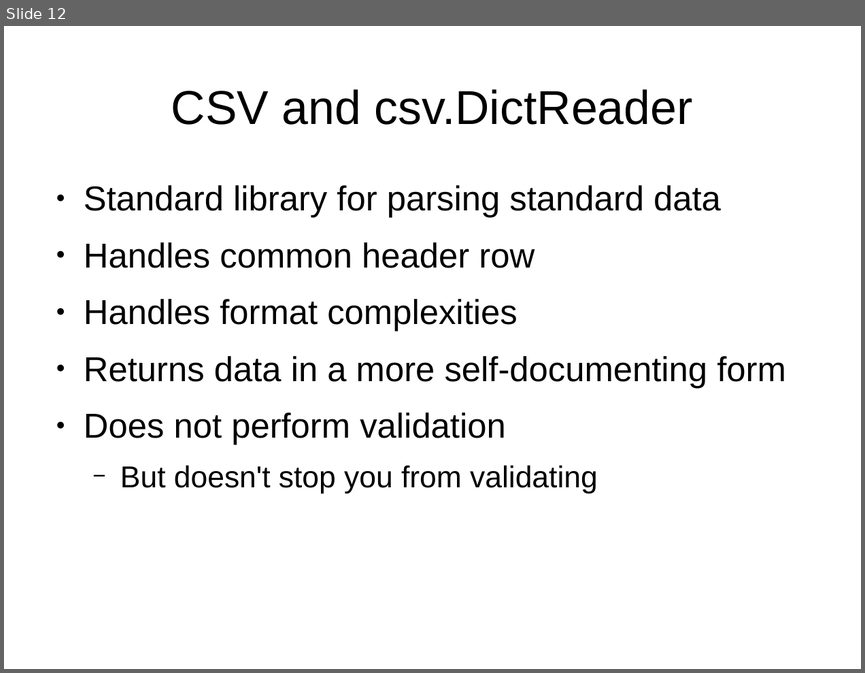
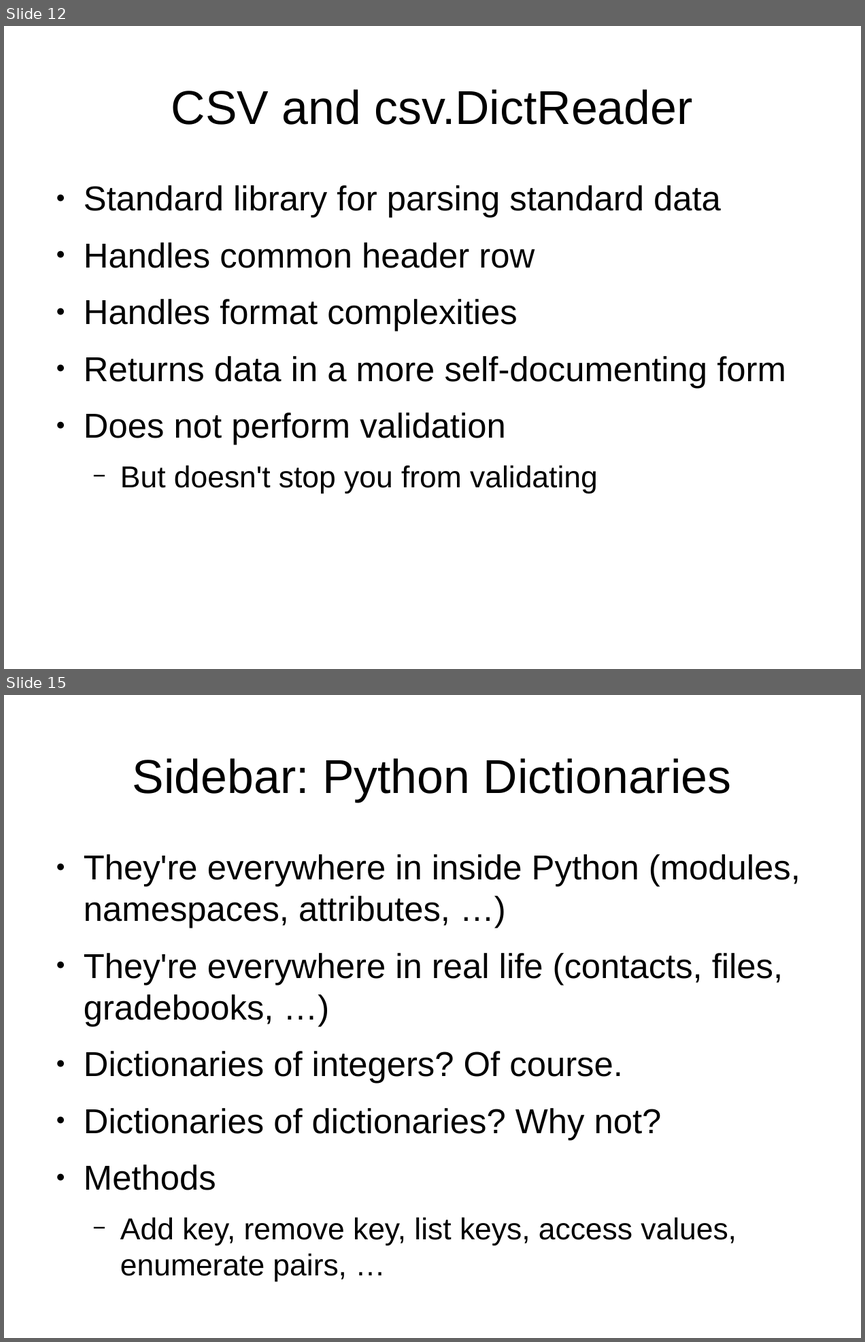
Before and after one commit to mwartell/gdi-ct, a slide deck: gdi-py102.odp. Shown one above the other, each under a label of ours: slide 12 before the commit, slides 12 and 15 after it; the slides between them are not shown. The pictures are 865x673 and 865x1342 pixels, drawn with LibreOffice and Linux fonts; fonts in the diff are those of the drawing. Boxes give left, top, right and bottom in pixels: in the first picture for what was removed or moved away, otherwise in the second. Text is boxed around its words. In the diff, an @@ line names an element or a change of style, - is before the commit and + after.

```diff
--- a/gdi-py102.odp
+++ b/gdi-py102.odp
@@ slide 15 added at [4,695,861,1338], background #FFFFFF @@
@@ title added at [133,758,732,802], 44 pt, text #000000 @@
+Sidebar: Python Dictionaries
@@ text added at [84,854,800,1282], 32 pt, text #000000 @@
+● They're everywhere in inside Python (modules, namespaces, attributes, …)
+● They're everywhere in real life (contacts, files, gradebooks, …)
+● Dictionaries of integers? Of course.
+● Dictionaries of dictionaries? Why not?
+● Methods
+  − Add key, remove key, list keys, access values, enumerate pairs, …
```
Also in this commit, not shown: 1 slide changed, 5 other slides added, 1 other file.
